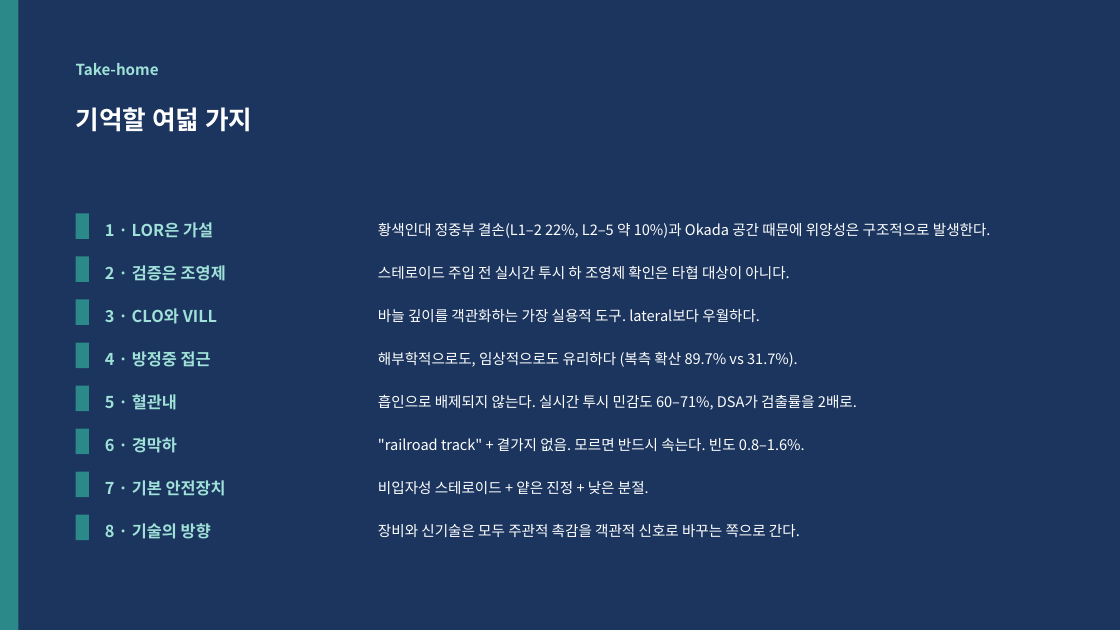
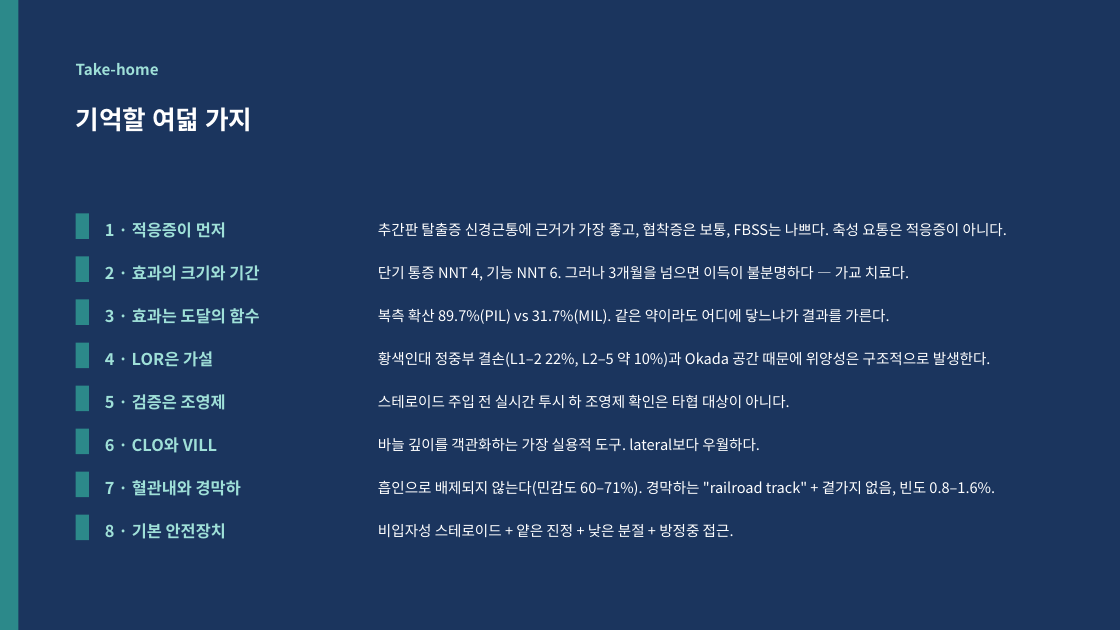
Before and after one commit to wonkeeparkos-pixel/ppt-work, a slide deck: slide 39 of 문헌고찰_Lumbar_Epidural_Block/03_산출물/LEB_발표.pptx (slide 32 before the commit). Drawn at 1120x630 pixels with LibreOffice and Linux fonts; fonts in the diff are those of the drawing. Boxes give left, top, right and bottom in pixels: in the first picture for what was removed or moved away, otherwise in the second. Text is boxed around its words. In the diff, an @@ line names an element or a change of style, - is before the commit and + after.

```diff
--- a/문헌고찰_Lumbar_Epidural_Block/03_산출물/LEB_발표.pptx
+++ b/문헌고찰_Lumbar_Epidural_Block/03_산출물/LEB_발표.pptx
@@ text at <box>105,222,226,238</box>: text changed @@
-1 · LOR은 가설
+1 · 적응증이 먼저
@@ text at <box>378,223,1007,238</box>: text changed @@
-황색인대 정중부 결손(L1–2 22%, L2–5 약 10%)과 Okada 공간 때문에 위양성은 구조적으로 발생한다.
+추간판 탈출증 신경근통에 근거가 가장 좋고, 협착증은 보통, FBSS는 나쁘다. 축성 요통은 적응증이 아니다.
@@ text at <box>105,265,259,281</box>: text changed @@
-2 · 검증은 조영제
+2 · 효과의 크기와 기간
@@ text at <box>378,266,909,281</box>: text changed @@
-스테로이드 주입 전 실시간 투시 하 조영제 확인은 타협 대상이 아니다.
+단기 통증 NNT 4, 기능 NNT 6. 그러나 3개월을 넘으면 이득이 불분명하다 — 가교 치료다.
@@ text at <box>105,308,260,324</box>: text changed @@
-3 · CLO와 VILL
+3 · 효과는 도달의 함수
@@ text at <box>378,309,889,324</box>: text changed @@
-바늘 깊이를 객관화하는 가장 실용적 도구. lateral보다 우월하다.
+복측 확산 89.7%(PIL) vs 31.7%(MIL). 같은 약이라도 어디에 닿느냐가 결과를 가른다.
@@ text at <box>105,351,213,367</box>: text changed @@
-4 · 방정중 접근
+4 · LOR은 가설
@@ text at <box>378,352,991,367</box>: text changed @@
-해부학적으로도, 임상적으로도 유리하다 (복측 확산 89.7% vs 31.7%).
+황색인대 정중부 결손(L1–2 22%, L2–5 약 10%)과 Okada 공간 때문에 위양성은 구조적으로 발생한다.
@@ text at <box>105,394,226,410</box>: text changed @@
-5 · 혈관내
+5 · 검증은 조영제
@@ text at <box>378,395,789,408</box>: text changed @@
-흡인으로 배제되지 않는다. 실시간 투시 민감도 60–71%, DSA가 검출률을 2배로.
+스테로이드 주입 전 실시간 투시 하 조영제 확인은 타협 대상이 아니다.
@@ text at <box>105,437,217,453</box>: text changed @@
-6 · 경막하
+6 · CLO와 VILL
@@ text at <box>378,438,760,451</box>: text changed @@
-"railroad track" + 곁가지 없음. 모르면 반드시 속는다. 빈도 0.8–1.6%.
+바늘 깊이를 객관화하는 가장 실용적 도구. lateral보다 우월하다.
@@ text at <box>105,480,241,496</box>: text changed @@
-7 · 기본 안전장치
+7 · 혈관내와 경막하
@@ text added at <box>378,480,995,496</box>, 12.5 pt, text #FFFFFF @@
+흡인으로 배제되지 않는다(민감도 60–71%). 경막하는 "railroad track" + 곁가지 없음, 빈도 0.8–1.6%.
@@ text at <box>105,523,226,539</box>: text changed @@
-8 · 기술의 방향
+8 · 기본 안전장치
@@ text at <box>378,524,734,537</box>: text changed @@
-비입자성 스테로이드 + 얕은 진정 + 낮은 분절.
+비입자성 스테로이드 + 얕은 진정 + 낮은 분절 + 방정중 접근.
@@ text removed at <box>378,524,800,537</box> @@
-장비와 신기술은 모두 주관적 촉감을 객관적 신호로 바꾸는 쪽으로 간다.
```
Also in this commit, not shown: 32 other slides changed, 7 slides added, 8 other files.
